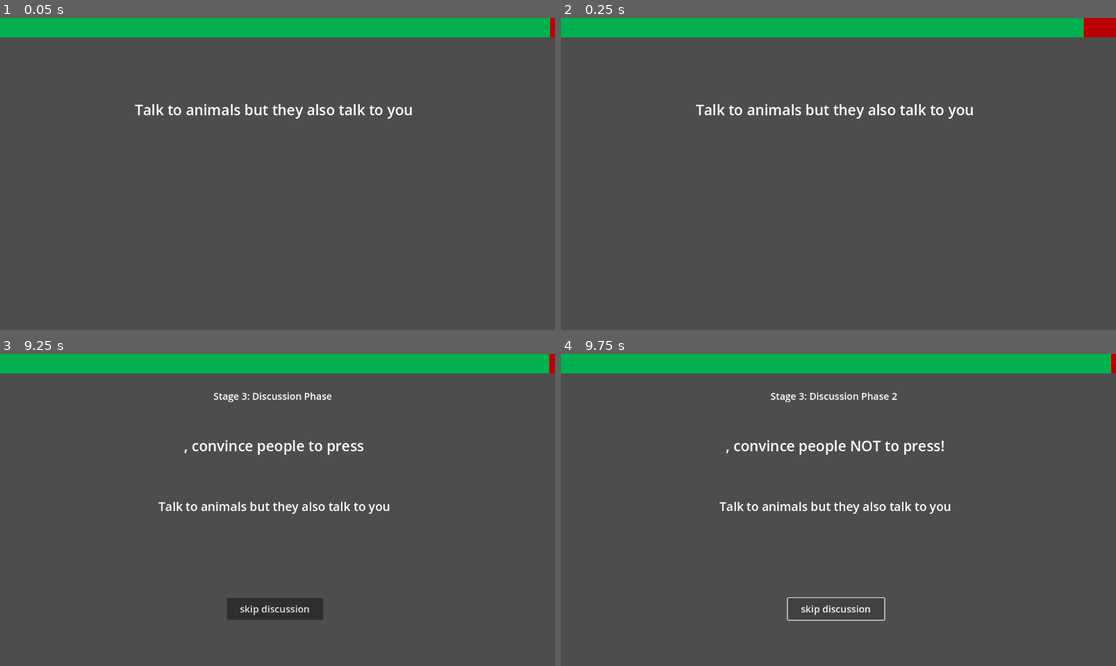
Above: before the commit, frames 1-4 (two rows, left to right).
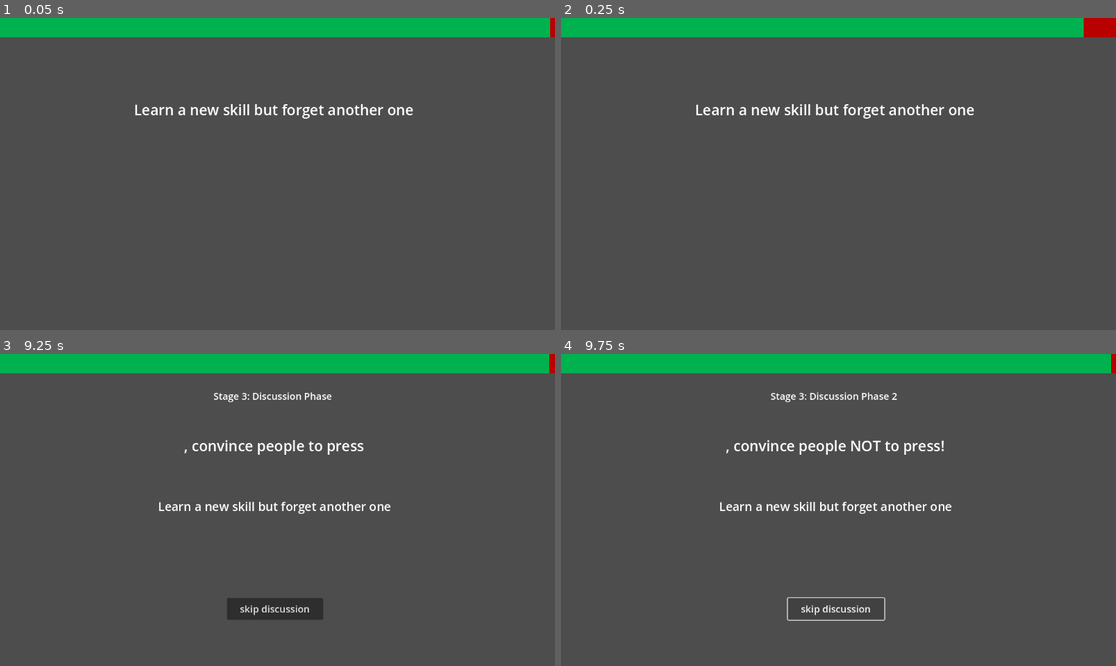
Above: after the commit, the same moments.

Repository: Beepered/WouldYouPressTheButton-Special
Game: Godot game, scene res://scenes/PlayScene.tscn
The game is run twice, just before and just after one commit, with the same random seed, the same clock (stepped at 60 frames per second) and the same inputs. This scene is started directly instead of the project's main scene.
Inputs (mouse positions are in pixels of both pictures, inside the frame that each line leads up to):
- Up to frame 1 (0.05 s): no input
- Up to frame 2 (0.25 s): no input
- Up to frame 3 (9.25 s): move the mouse to (399, 494) at 0.52 s; click (399, 494) at 0.67 s; move the mouse to (166, 525) at 1.27 s; click (166, 525) at 1.42 s; move the mouse to (333, 441) at 2.02 s; click (333, 441) at 2.17 s; move the mouse to (249, 572) at 2.77 s; click (249, 572) at 2.92 s; move the mouse to (444, 556) at 3.52 s; click (444, 556) at 3.67 s; move the mouse to (111, 463) at 4.27 s; click (111, 463) at 4.42 s; move the mouse to (305, 510) at 5.02 s; click (305, 510) at 5.17 s; move the mouse to (194, 432) at 5.77 s; click (194, 432) at 5.92 s; move the mouse to (399, 494) at 6.52 s; click (399, 494) at 6.67 s; move the mouse to (166, 525) at 7.27 s; click (166, 525) at 7.42 s; move the mouse to (333, 441) at 8.02 s; click (333, 441) at 8.17 s; move the mouse to (249, 572) at 8.77 s; click (249, 572) at 8.92 s
- Up to frame 4 (9.75 s): click "skip discussion" at 9.5 s

The runs differ from the first frame. In frame 1, 0.9% of the frame differs, in the area x 24-75%, y 27-33%; in frame 2, 0.9%; in frame 3, 0.7%; in frame 4, 0.7%.
Error before the commit: Modulo by zero error in operator '%'. (res://scripts/play/discussion.gd:257)
Error after the commit: Modulo by zero error in operator '%'. (res://scripts/play/discussion.gd:255)

Commit message:
remove unused code and prompt adjustments

Diff:
--- a/wouldyoupressthebutton-special/scripts/global.gd
+++ b/wouldyoupressthebutton-special/scripts/global.gd
@@ -3,7 +3,6 @@
 
 extends Node
 
-#var numRounds = 5
 var discussTime = 20
 var voteTime = 5
 
--- a/wouldyoupressthebutton-special/scripts/play/discussion.gd
+++ b/wouldyoupressthebutton-special/scripts/play/discussion.gd
@@ -227,10 +227,8 @@
 		pressVotes, dontPressVotes, winner
 	]
 
-
 func end_game() -> void:
 	prompt.text = "Game Over! Thanks for playing!"
-	#generate_ranking_list()
 	rankings()
 	timer.stop()
 
@@ -262,21 +260,6 @@
 			return eligible_players[i]
 
 	return eligible_players[0] # Fallback (should not occur)
-
-func generate_ranking_list() -> void:
-	# Sort players by their scores in descending order using a custom comparison function
-	var sorted_players = player_weights.keys()
-	sorted_players.sort_custom(Callable(self, "compare_scores"))
-
-	# Generate the ranking list
-	var ranking_list = ""
-	for i in range(sorted_players.size()):
-		var player = sorted_players[i]
-		ranking_list += "%d. %s - %d\n" % [i + 1, player, player_weights[player]]
-
-	# Display the ranking list
-	prompt.text = ranking_list
-	print(ranking_list)
 
 func rankings():
 	var ranking = ""
Not shown, changed: wouldyoupressthebutton-special/prompts.txt
